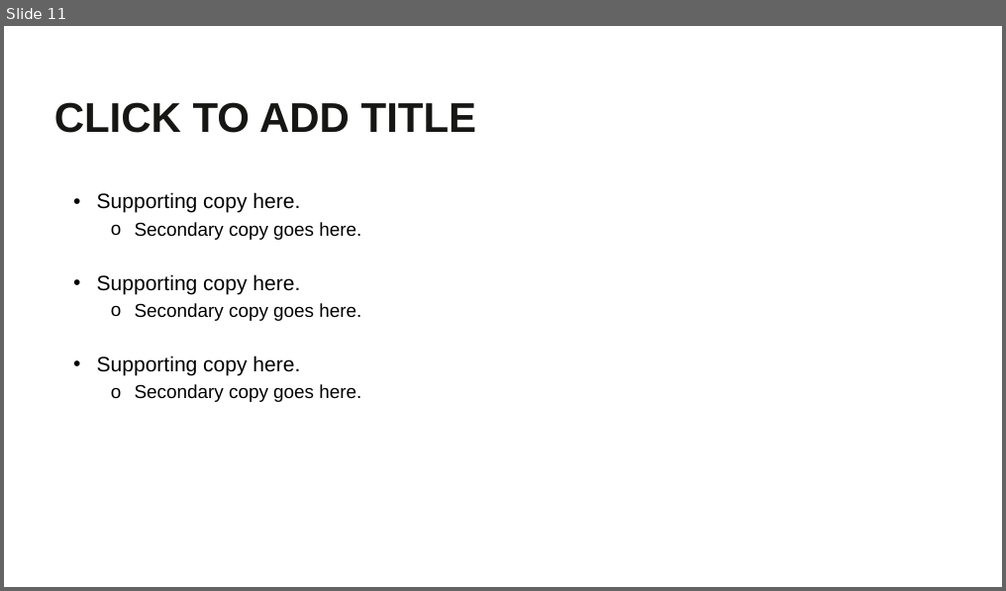
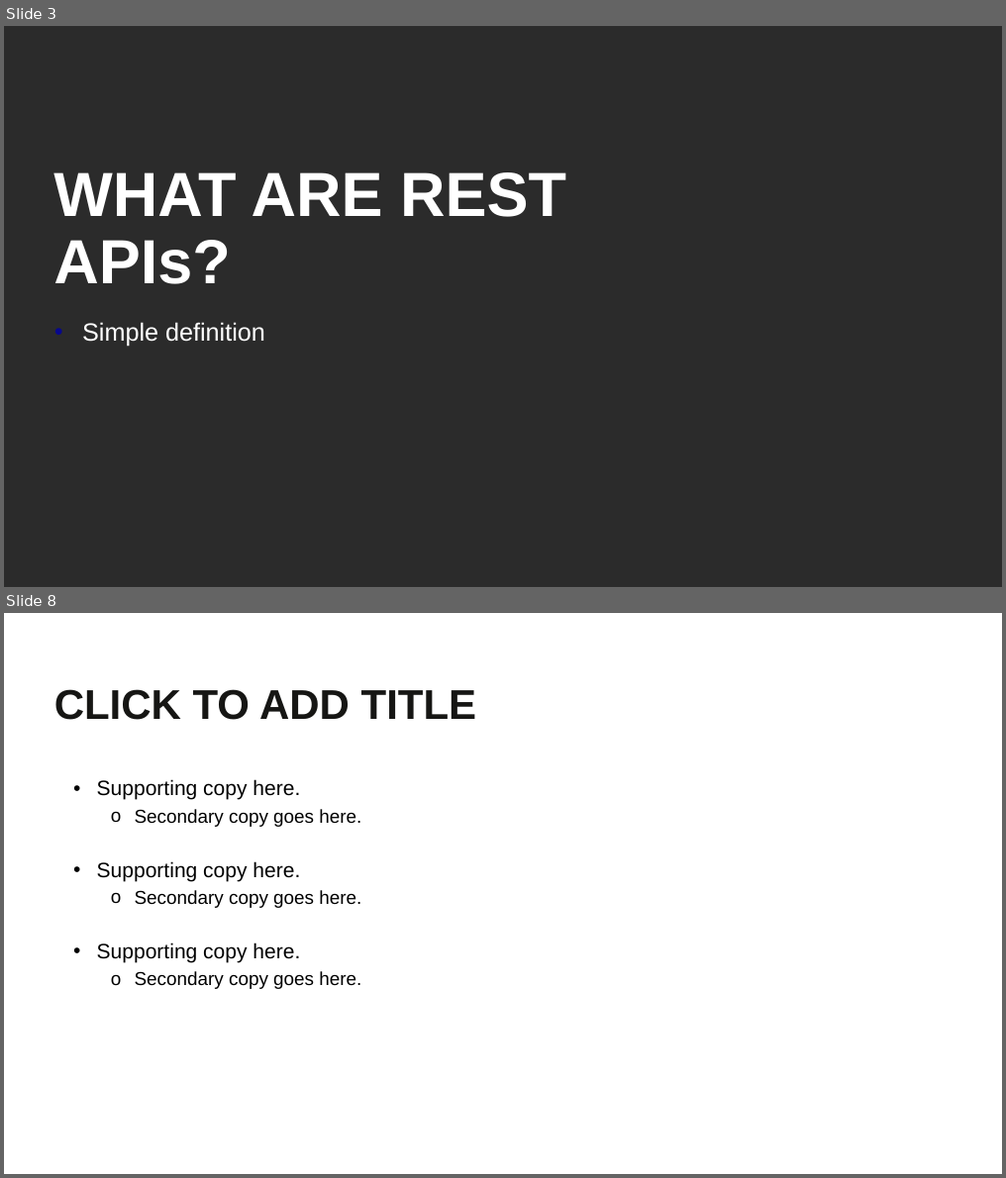
Before and after one commit to BrightcoveLearning/BCL-LearningSamples, a slide deck: PLAYTV2020/matt-boles-video.pptx. Shown one above the other, each under a label of ours: slide 11 before the commit, slides 3 and 8 after it; the slides between them are not shown. The pictures are 1006x591 and 1006x1178 pixels, drawn with LibreOffice and Linux fonts; fonts in the diff are those of the drawing; background and template pictures are left out; a plain dark background stands for a picture behind light text. Boxes give left, top, right and bottom in pixels: in the first picture for what was removed or moved away, otherwise in the second. Text is boxed around its words. In the diff, an @@ line names an element or a change of style, - is before the commit and + after.

```diff
--- a/PLAYTV2020/matt-boles-video.pptx
+++ b/PLAYTV2020/matt-boles-video.pptx
@@ slide 3 added at (4, 26, 1002, 587), background picture (left out) @@
@@ title added at (54, 173, 566, 284), 60 pt, text #FFFFFF, bold @@
+WHAT ARE REST APIs?
@@ text added at (82, 322, 265, 347), 24 pt, text #FFFFFF @@
+• Simple definition
@@ what was slide 11 is now slide 8 @@
```
Also in this commit, not shown: 1 slide changed, 7 other slides added, 3 slides removed, 1 other file.
